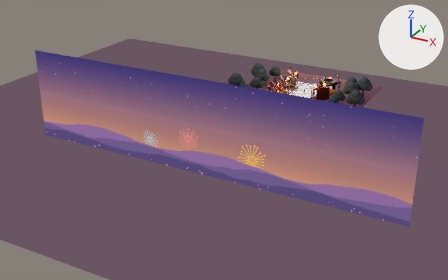
The glTF model assets/3d/models/ennichi.glb as it was, and as the next commit left it.
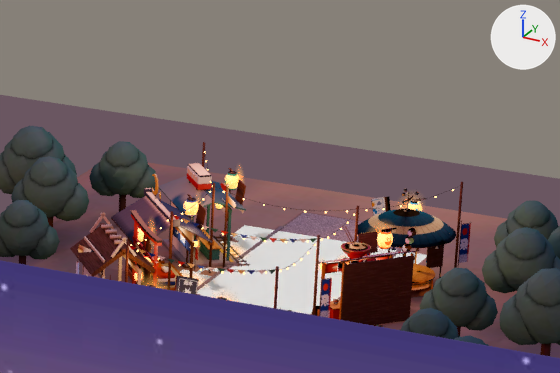
Old and new are each drawn whole from a 50 mm camera at (44.6, -125.7, 43.0) aimed at (-6.3, -33.1, -3.2) and again close up on the part from 56% to 80% of the width and 14% to 39% of the height. The axes (+X, +Y, +Z) are drawn at upper right. The lights are the same throughout. The older version's two pictures come first. Where no turn or scale is listed for an object, it has been applied to the vertices. Vertices at exactly the same position are counted once.

The first close-up shows 'backdrop', 'baked.decor', 'baked.road', 'baked.stall_access', 'baked.stall_etiquette', 'baked.stall_food', 'baked.stall_headquarters', 'baked.stall_lodging', 'baked.stall_weather', 'baked.street', 'baked.trees', 'nav.street', 'street.far' and 6 more.
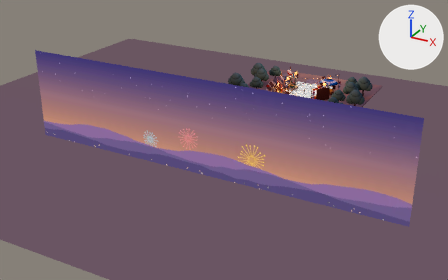
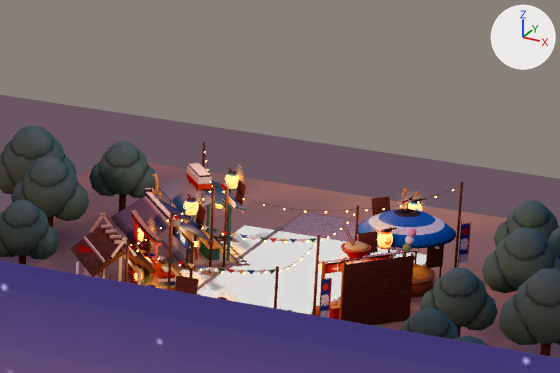
Where the newer file only moved an object's origin or applied its transform, the numbers keep the older frame.

Changed parts and their boxes [x1, y1, x2, y2] in the close-ups (560 x 373 px; the box of a moved part takes in the faces that stretch with it):
part 1 of me_baked_stall_food, moved or reshaped
    both: [405, 228, 417, 244]
part 2 of me_baked_stall_food, moved or reshaped
    both: [344, 242, 368, 251]
part 3 of me_baked_stall_food, surface changed
    both: [312, 227, 413, 316]
part 4 of me_baked_stall_headquarters, surface changed
    both: [76, 244, 227, 300]
part 5 of me_baked_stall_weather, surface changed
    both: [357, 188, 456, 297]

Patch to the scene script:
```diff
--- a/assets/3d/models/ennichi.glb.py
+++ b/assets/3d/models/ennichi.glb.py
@@ me_baked_stall_food @@
 me_baked_stall_food.from_pydata(...)  # 3808 vertices, 7238 faces; spans x -1.45..2.05, y -2.07..2.16, z -1.95..1.95
 # used by ob_baked_stall_food; location = (3.94, -11.12, 1.73)
+# me_baked_stall_food part 1: 141 of 3808 vertices moved; they spanned x 1.48..1.86, y 0.38..0.75, z 1.0..1.64 and now span x 1.48..1.86, y 0.38..0.75, z 1.0..1.64; mean shift (0.0, 0.0, 0.0); largest move (1.74, 0.71, 1.61) -> (1.69, 0.52, 1.33)
+# me_baked_stall_food part 2: 105 of 3808 vertices moved; they spanned x -0.42..0.46, y -1.24..-0.33, z 0.88..1.16 and now span x -0.42..0.46, y -1.24..-0.33, z 0.88..1.16; mean shift (0.0, 0.0, 0.0); largest move (0.46, -0.75, 1.02) -> (-0.42, -0.82, 1.07)
+# me_baked_stall_food part 3: 4571 kept faces spanning x -1.45..2.05, y -2.07..2.16, z -1.95..1.95 get new texture (UV) coordinates
 me_baked_stall_food.materials.append(mat_baked_stall_food)
@@ me_baked_stall_headquarters @@
 me_baked_stall_headquarters.from_pydata(...)  # 1460 vertices, 2566 faces; spans x -3.52..3.52, y -2.22..2.22, z -2.45..2.45
 # used by ob_baked_stall_headquarters; location = (0.0, -20.6, 2.23)
+# me_baked_stall_headquarters part 4: texture (UV) coordinates of 2563 of 2566 faces, centred in x -3.52..3.52, y -2.22..2.22, z -2.45..2.45, changed; they spanned u 0.0..1.0, v 0.0..1.0 and now span u 0.0..1.0, v 0.0..1.0
 me_baked_stall_headquarters.materials.append(mat_baked_stall_headquarters)
@@ me_baked_stall_weather @@
 me_baked_stall_weather.from_pydata(...)  # 3146 vertices, 5750 faces; spans x -1.89..2.0, y -2.1..2.31, z -1.98..1.98
 # used by ob_baked_stall_weather; location = (4.24, -7.23, 1.76)
+# me_baked_stall_weather part 5: 4820 kept faces spanning x -1.89..2.0, y -2.1..2.31, z -1.98..1.98 get new texture (UV) coordinates
 me_baked_stall_weather.materials.append(mat_baked_stall_weather)
```
